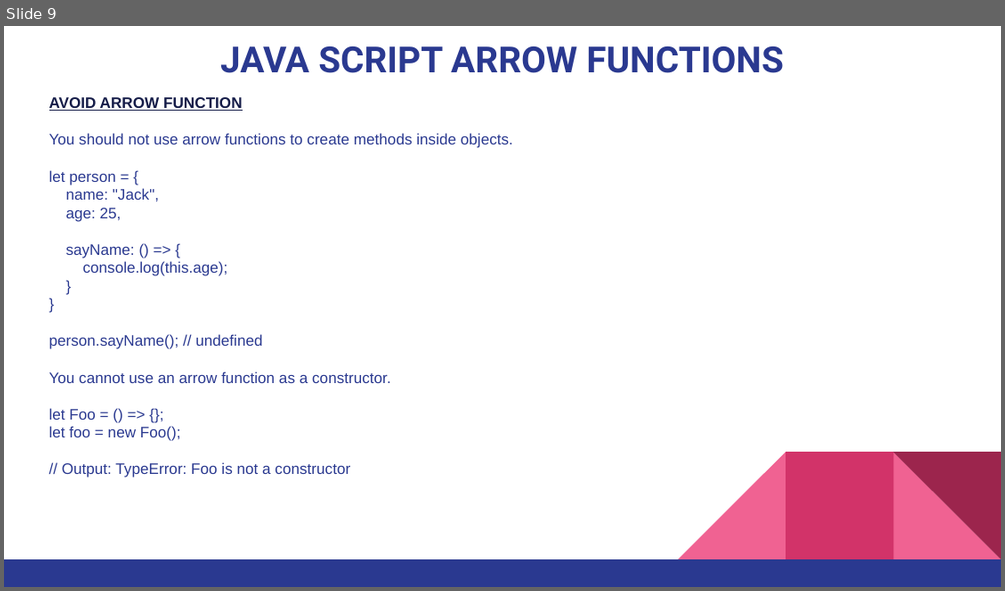
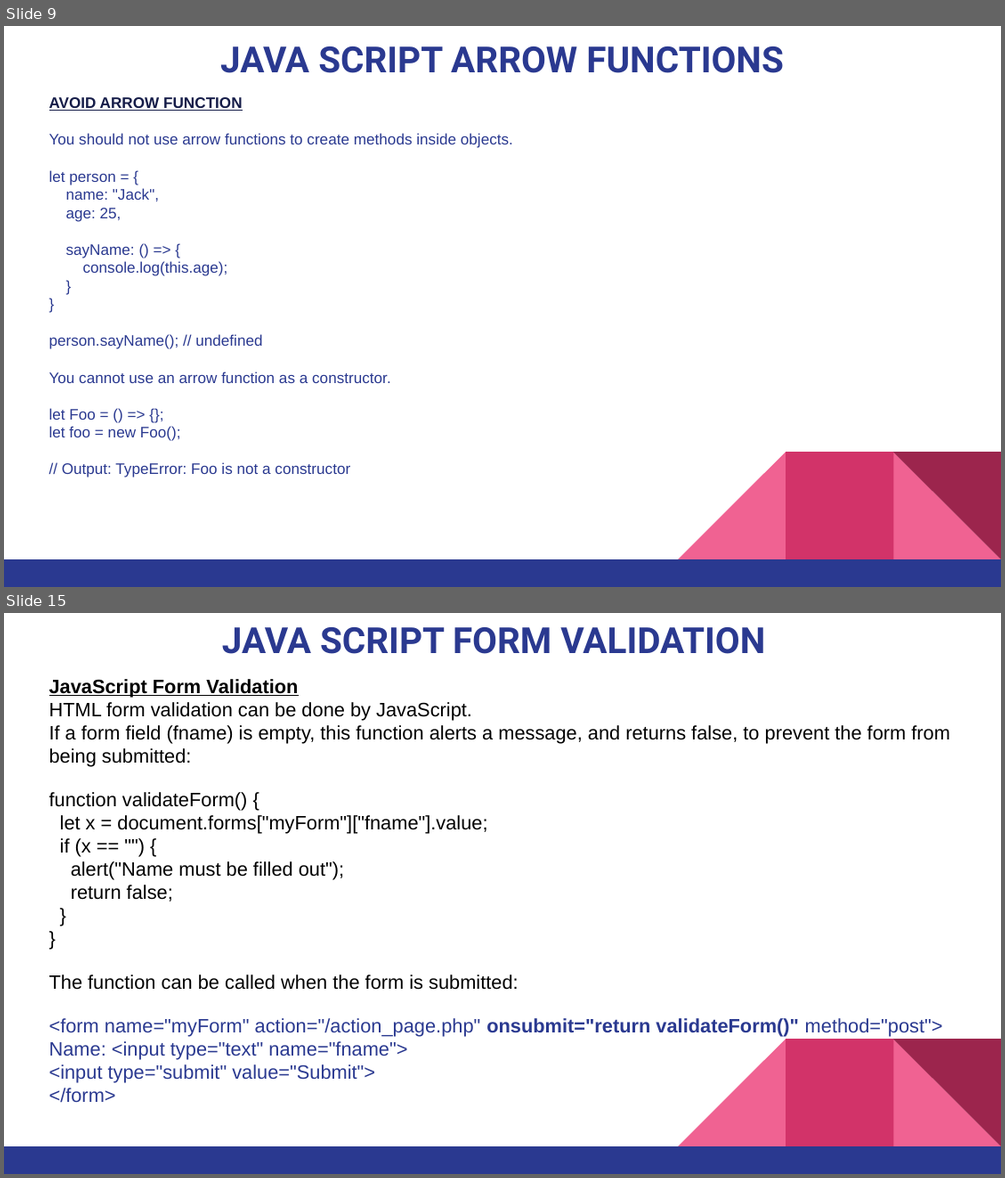
Before and after one commit to pnytrainingrepo/Webdevelopment, a slide deck: JavaScript-Functions.pptx. Shown one above the other, each under a label of ours: slide 9 before the commit, slides 9 and 15 after it; the slides between them are not shown. The pictures are 1005x591 and 1005x1178 pixels, drawn with LibreOffice and Linux fonts; fonts in the diff are those of the drawing. Boxes give left, top, right and bottom in pixels: in the first picture for what was removed or moved away, otherwise in the second. Text is boxed around its words. In the diff, an @@ line names an element or a change of style, - is before the commit and + after.

```diff
--- a/JavaScript-Functions.pptx
+++ b/JavaScript-Functions.pptx
@@ slide 15 added at [4, 613, 1001, 1174], background #FFFFFF; not listed: 5 template elements that a slide beside it also shows @@
@@ title added at [222, 627, 765, 654], 26 pt, text #2A3990, bold @@
+JAVA SCRIPT FORM VALIDATION
@@ text added at [49, 679, 950, 1103], 14 pt, text #000000 @@
+JavaScript Form Validation
+HTML form validation can be done by JavaScript.
+If a form field (fname) is empty, this function alerts a message, and returns false, to prevent the form from being submitted:
+function validateForm() {
+let x = document.forms["myForm"]["fname"].value;
+if (x == "") {
+alert("Name must be filled out");
+return false;
+}
+}
+The function can be called when the form is submitted:
+<form name="myForm" action="/action_page.php" onsubmit="return validateForm()" method="post">
+Name: <input type="text" name="fname">
+<input type="submit" value="Submit">
+</form>
```
Also in this commit, not shown: 1 slide changed, 5 other slides added, 10 other files.
